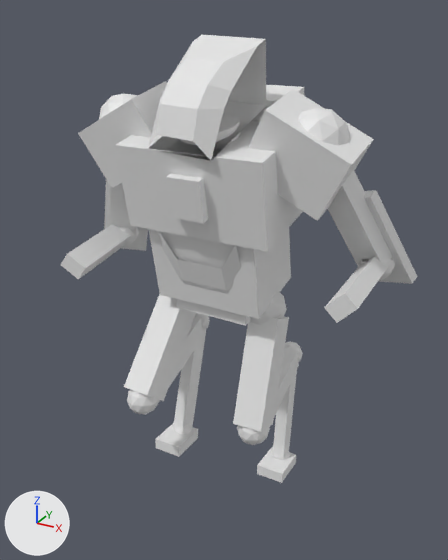
Two versions of the FBX model Assets/Models/Player/playerWithAnims.fbx, one commit apart.
Before and after are seen from a camera (50 mm lens) standing at (0.467, -0.854, 0.392) and looking at (0.01, -0.022, -0.024). The axes (+X, +Y, +Z) are drawn at lower left. The lights are the same throughout. Where no turn or scale is listed for an object, it has been applied to the vertices.

The first picture shows 'Body', 'Head', 'L Arm', 'L Dogleg', 'L Foot', 'L Forearm', 'L Lower Leg', 'L Shoulder', 'L Upper Leg', 'Neck', 'R Arm', 'R Dogleg', 'R Foot', 'R Forearm', 'R Lower Leg', 'R Shoulder', 'R Upper Leg', 'Waist'.
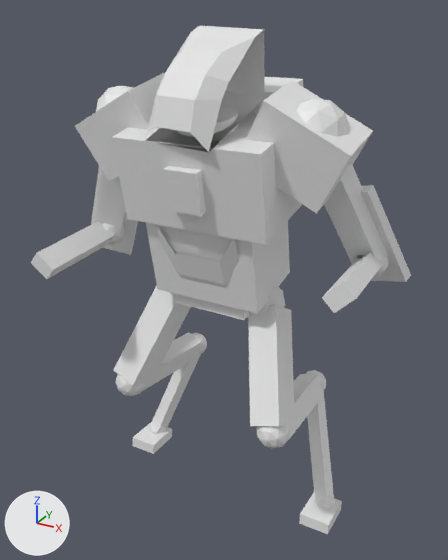
What the commit changed:
Object 'L Arm' (ob_l_arm) moves from (-0.221, 0.012, 0.013) to (-0.229, -0.018, 0.024).
Object 'L Arm' (ob_l_arm) turns from (19, -21, 24) to (12, -15, 20) degrees about x, y and z.
Object 'R Upper Leg' (ob_r_upper_leg) moves from (-0.091, -0.13, -0.227) to (-0.149, -0.087, -0.234).
Object 'R Upper Leg' (ob_r_upper_leg) turns from (-6.9, -0.2, -2.8) to (5.6, 15, -9.5) degrees about x, y and z.
Object 'R Shoulder' (ob_r_shoulder) moves from (0.161, 0.011, 0.23) to (0.161, 0.005, 0.242).
Object 'Body' (ob_body) moves from (0.0, -0.065, 0.146) to (0.0, -0.072, 0.159).
Object 'R Forearm' (ob_r_forearm) moves from (0.246, -0.056, 0.03) to (0.243, -0.069, 0.044).
Object 'R Forearm' (ob_r_forearm) turns from (-63, -38, -38) to (-68, -40, -33) degrees about x, y and z.
Object 'R Lower Leg' (ob_r_lower_leg) moves from (-0.081, -0.024, -0.359) to (-0.182, 0.033, -0.434).
Object 'R Lower Leg' (ob_r_lower_leg) turns from (6.6, -1.4, -3.1) to (4.7, 15, -9.5) degrees about x, y and z.
Object 'Waist' (ob_waist) moves from (-0.076, 0.002, -0.068) to (-0.076, -0.004, -0.055).
Object 'L Dogleg' (ob_l_dogleg) moves from (0.082, 0.109, -0.212) to (0.144, 0.077, -0.24).
Object 'L Dogleg' (ob_l_dogleg) turns from (20, -0.7, 3) to (-1.4, -18, 2.5) degrees about x, y and z.
Object 'Head' (ob_head) moves from (0.0, -0.07, 0.274) to (0.0, -0.076, 0.287).
Object 'L Forearm' (ob_l_forearm) moves from (-0.204, -0.084, 0.012) to (-0.226, -0.116, 0.021).
Object 'L Forearm' (ob_l_forearm) turns from (-70, 30, 46) to (-65, 32, 40) degrees about x, y and z.
Object 'L Foot' (ob_l_foot) moves from (0.087, 0.053, -0.432) to (0.208, -0.025, -0.433).
Object 'L Lower Leg' (ob_l_lower_leg) moves from (0.087, 0.073, -0.424) to (0.209, -0.005, -0.426).
Object 'L Lower Leg' (ob_l_lower_leg) turns from (14, -0.9, 2.9) to (1, -18, 2.6) degrees about x, y and z.
Object 'R Dogleg' (ob_r_dogleg) moves from (-0.082, 0.041, -0.152) to (-0.12, 0.095, -0.239).
Object 'R Dogleg' (ob_r_dogleg) turns from (28, -1.8, -3.8) to (2.2, 15, -9.4) degrees about x, y and z.
Object 'L Upper Leg' (ob_l_upper_leg) moves from (0.092, -0.068, -0.264) to (0.146, -0.107, -0.223).
Object 'L Upper Leg' (ob_l_upper_leg) turns from (12, -1.1, 2.8) to (1.8, -18, 2.6) degrees about x, y and z.
Object 'R Arm' (ob_r_arm) moves from (0.244, 0.043, 0.03) to (0.238, 0.029, 0.038).
Object 'R Arm' (ob_r_arm) turns from (26, 12, -8.4) to (23, 12, -6.6) degrees about x, y and z.
Object 'R Foot' (ob_r_foot) moves from (-0.081, -0.044, -0.367) to (-0.182, 0.013, -0.441).
Object 'L Shoulder' (ob_l_shoulder) moves from (-0.161, 0.011, 0.23) to (-0.161, 0.005, 0.242).
Object 'Neck' (ob_neck) moves from (0.0, -0.051, 0.219) to (0.0, -0.058, 0.232).

Boxes [x1, y1, x2, y2] around the edits, measured in the pictures (448 x 560 px):
'Body', moved: before [115, 85, 304, 319]; after [112, 77, 303, 313]
'Head', moved: before [148, 35, 266, 161]; after [145, 26, 265, 152]
'R Shoulder', moved: before [248, 89, 374, 221]; after [246, 80, 373, 214]
'L Upper Leg', moved, turned: before [233, 316, 289, 445]; after [248, 305, 295, 448]
'R Upper Leg', moved, turned: before [124, 294, 196, 415]; after [114, 286, 191, 396]
'R Arm', moved, turned: before [328, 170, 417, 284]; after [324, 164, 411, 282]
'L Shoulder', moved: before [78, 81, 167, 188]; after [75, 73, 164, 181]
'L Forearm', moved, turned: before [61, 224, 130, 279]; after [31, 222, 114, 279]
'L Lower Leg', moved, turned: before [272, 370, 297, 460]; after [307, 391, 335, 508]
'L Arm', moved, turned: before [104, 179, 148, 251]; after [91, 166, 138, 255]
'R Lower Leg', moved, turned: before [173, 330, 206, 434]; after [149, 354, 201, 434]
'R Forearm', moved, turned: before [324, 256, 388, 323]; after [322, 252, 383, 313]
'L Dogleg', moved, turned: before [269, 341, 303, 427]; after [290, 370, 326, 438]
'Waist', moved: before [177, 292, 287, 325]; after [171, 286, 285, 320]
'L Foot', moved: before [257, 447, 296, 483]; after [299, 493, 342, 535]
'R Dogleg', moved, turned: before [158, 313, 210, 403]; after [141, 332, 207, 392]
'R Foot', moved: before [155, 423, 198, 457]; after [133, 423, 172, 454]
'Neck', moved: before [179, 116, 240, 145]; after [176, 107, 238, 137]
